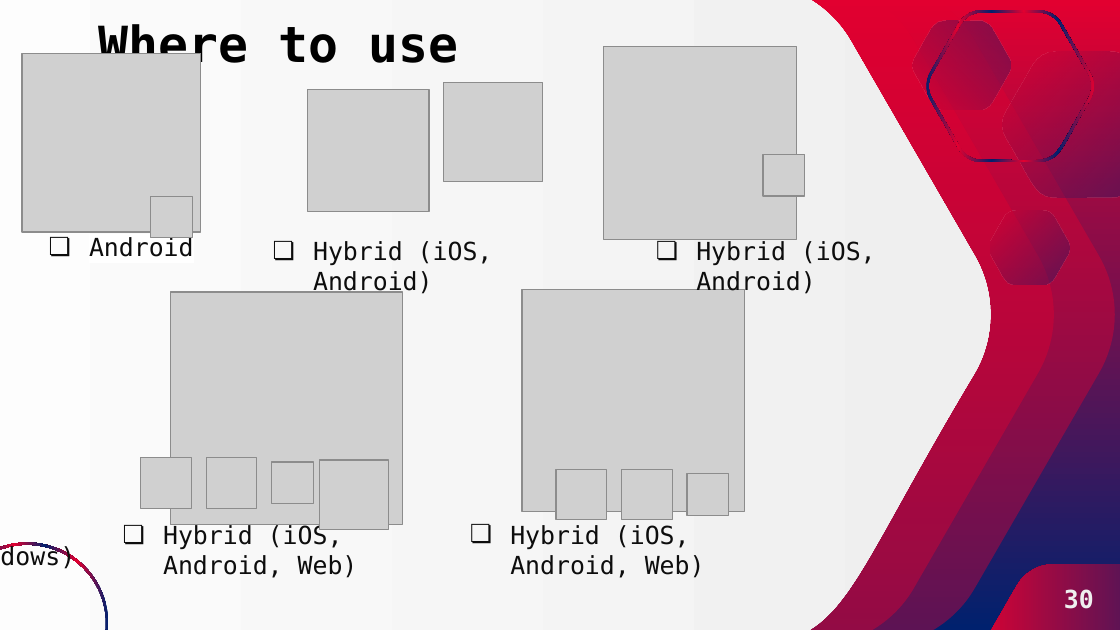
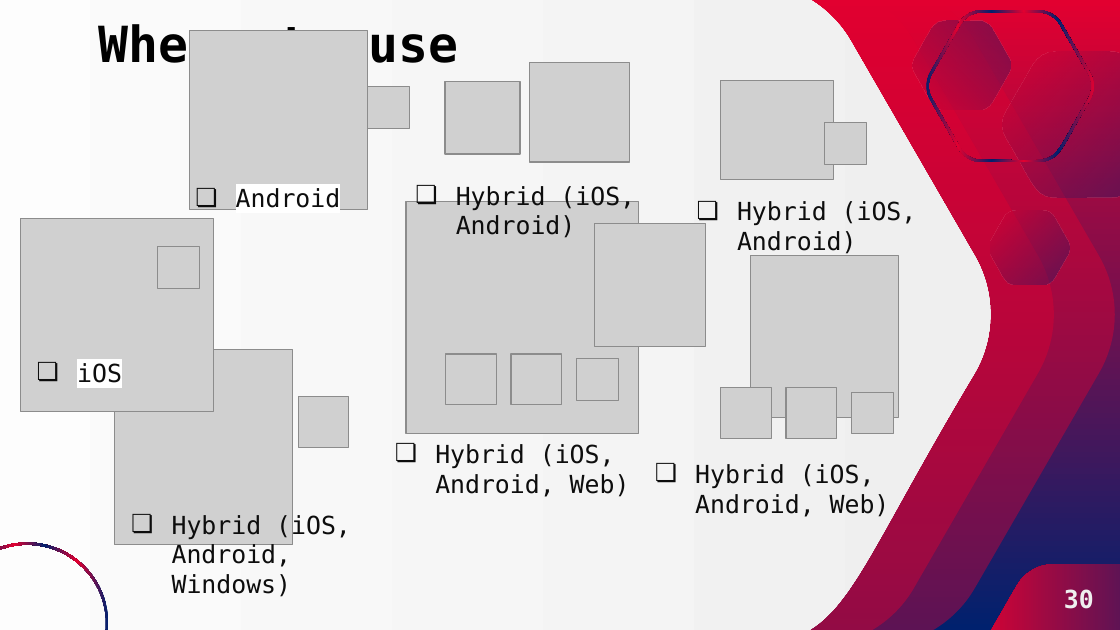
Before and after one commit to YannKamche/CEF-440-Internet-and-Mobile-Programming, a slide deck: slide 30 of Task 1/Mobile App Pitch Deck.pptx. Drawn at 1120x630 pixels with LibreOffice and Linux fonts; fonts in the diff are those of the drawing; grey boxes stand for pictures; background and template pictures are left out. Boxes give left, top, right and bottom in pixels: in the first picture for what was removed or moved away, otherwise in the second. Text is boxed around its words. In the diff, an @@ line names an element or a change of style, - is before the commit and + after.

```diff
--- a/Task 1/Mobile App Pitch Deck.pptx
+++ b/Task 1/Mobile App Pitch Deck.pptx
@@ picture moved from (x1=22, y1=53, x2=202, y2=232) to (x1=189, y1=30, x2=368, y2=209) @@
@@ picture moved from (x1=151, y1=196, x2=193, y2=237) to (x1=367, y1=86, x2=409, y2=128) @@
@@ picture resized from (x1=307, y1=90, x2=429, y2=212) to (x1=445, y1=82, x2=520, y2=155) @@
@@ picture moved from (x1=444, y1=82, x2=543, y2=181) to (x1=530, y1=63, x2=629, y2=162) @@
@@ picture resized from (x1=604, y1=46, x2=796, y2=239) to (x1=720, y1=81, x2=833, y2=179) @@
@@ picture moved from (x1=763, y1=155, x2=804, y2=196) to (x1=824, y1=123, x2=866, y2=165) @@
@@ text "Android" moved from (x1=89, y1=236, x2=194, y2=257) to (x1=236, y1=186, x2=341, y2=210) @@
@@ text "Hybrid (iOS, Android)" moved from (x1=313, y1=241, x2=493, y2=296) to (x1=456, y1=186, x2=635, y2=238) @@
@@ picture moved from (x1=170, y1=292, x2=402, y2=524) to (x1=407, y1=202, x2=638, y2=433) @@
@@ text "Hybrid (iOS, Android)" moved from (x1=696, y1=241, x2=876, y2=296) to (x1=737, y1=201, x2=917, y2=256) @@
@@ picture added at (x1=20, y1=218, x2=213, y2=411) @@
@@ picture resized from (x1=319, y1=460, x2=389, y2=530) to (x1=595, y1=224, x2=706, y2=346) @@
@@ picture added at (x1=158, y1=246, x2=199, y2=288) @@
@@ picture resized from (x1=522, y1=290, x2=744, y2=512) to (x1=750, y1=255, x2=898, y2=418) @@
@@ picture added at (x1=114, y1=349, x2=293, y2=544) @@
@@ 3 pictures moved together from (x1=141, y1=458, x2=314, y2=508) to (x1=446, y1=354, x2=618, y2=404) @@
@@ text added at (x1=77, y1=363, x2=122, y2=383), 16 pt, text #0D0D0D @@
+❏ iOS
@@ 3 pictures moved together from (x1=557, y1=469, x2=728, y2=520) to (x1=720, y1=388, x2=893, y2=438) @@
@@ picture added at (x1=298, y1=396, x2=348, y2=447) @@
@@ text "Hybrid (iOS, Android, Web)" moved from (x1=163, y1=523, x2=358, y2=578) to (x1=435, y1=444, x2=630, y2=497) @@
@@ text "Hybrid (iOS, Android, Web)" moved from (x1=510, y1=525, x2=705, y2=578) to (x1=695, y1=464, x2=890, y2=517) @@
@@ text "Hybrid (iOS, Android, Windows)" rewrapped from (x1=0, y1=500, x2=112, y2=578) to (x1=172, y1=513, x2=351, y2=597) @@
```
Also in this commit, not shown: 15 other slides changed, 1 other file.
